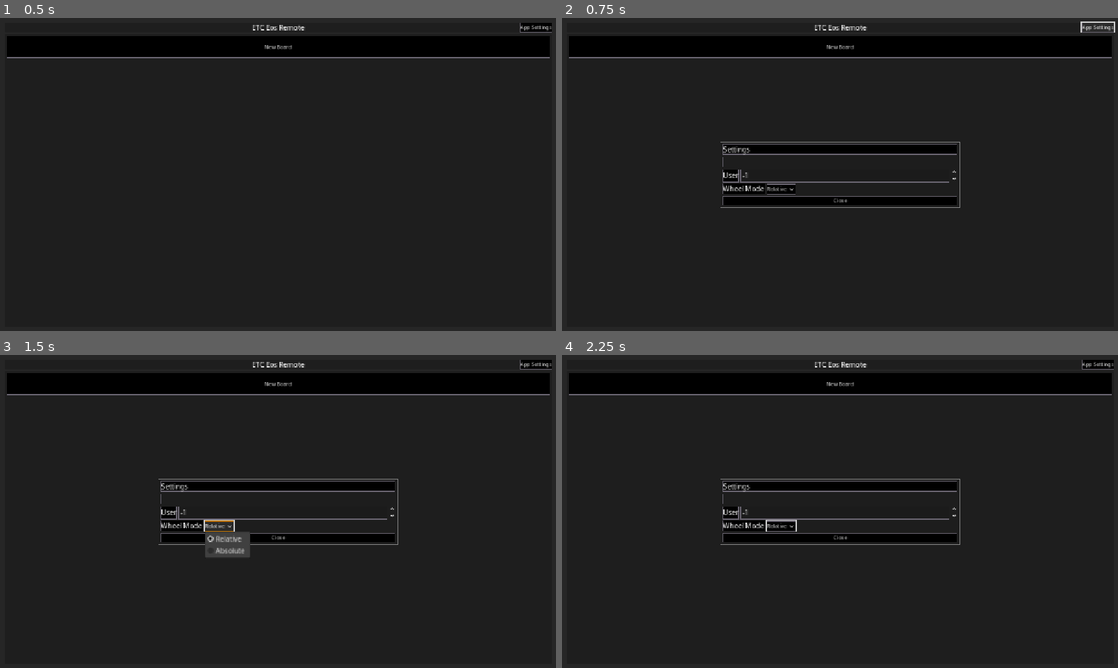
Above: before the commit, frames 1-4 (two rows, left to right).
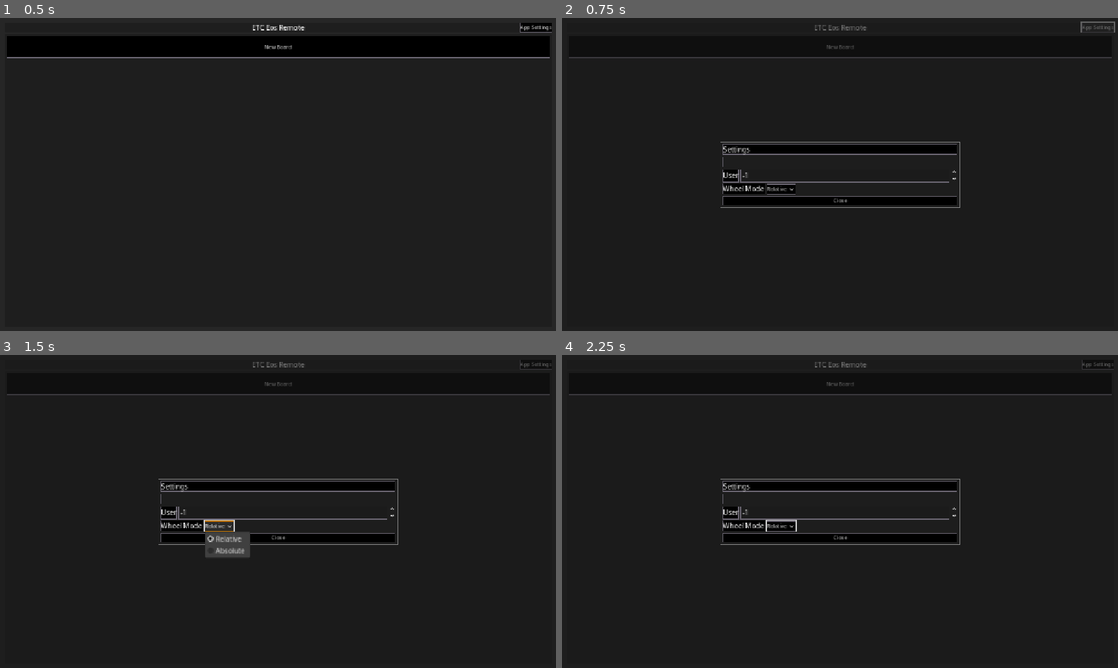
Above: after the commit, the same moments.

Repository: CoffeeCoder1/etc-eos-remote
Game: Godot game, scene res://scenes/main/main.tscn
The game is run twice, just before and just after one commit, with the same random seed, the same clock (stepped at 60 frames per second) and the same inputs.
Inputs:
- Up to frame 1 (0.5 s): no input
- Up to frame 2 (0.75 s): click "App Settings" at 0.5 s
- Up to frame 3 (1.5 s): click "Relative" at 1.25 s
- Up to frame 4 (2.25 s): click "New Board" at 2 s

Frame 1 is identical in both runs. In frame 2, 0.7% of the frame differs, in the area x 1-100%, y 1-13%; in frame 3, 0.6%; in frame 4, 0.6%.

Commit message:
Make the menu system better
Instead of just loading all the menus all the time, this uses a script
to load menus when needed and free them when not. This should allow for
a much more modular menu system, and it also makes menu design easier,
since menus don't need to implement all of their logic themselves.

Diff:
--- a/scenes/main/main.gd
+++ b/scenes/main/main.gd
@@ -1,7 +1,12 @@
 class_name Main extends Control
+
+const SETTINGS_MENU = preload("res://scenes/panels/settings_menu/settings_menu.tscn")
+const BOARD_MENU = preload("res://scenes/panels/board_menu/board_menu.tscn")
+const NEW_BOARD_MENU = preload("res://scenes/panels/new_board_menu/new_board_menu.tscn")
 
 @onready var board_selector_container: VBoxContainer = %BoardSelectorContainer
 @onready var interface_container: VBoxContainer = %InterfaceContainer
+@onready var menu_container: MenuContainer = %MenuContainer
 
 
 func _ready() -> void:
@@ -17,3 +22,17 @@
 func _on_osc_disconnected() -> void:
 	board_selector_container.show()
 	interface_container.hide()
+
+
+func _on_settings_button_pressed() -> void:
+	menu_container.show_menu(SETTINGS_MENU)
+
+
+func _on_board_menu_button_pressed() -> void:
+	var menu := menu_container.show_menu(BOARD_MENU) as BoardMenu
+	menu.settings_pressed.connect(_on_settings_button_pressed)
+
+
+func _on_new_board_button_pressed() -> void:
+	var menu := menu_container.show_menu(NEW_BOARD_MENU) as NewBoardMenu
+	menu.create_board.connect(board_selector_container.add_board)
--- a/scenes/main/main.tscn
+++ b/scenes/main/main.tscn
@@ -1,12 +1,10 @@
-[gd_scene load_steps=9 format=3 uid="uid://b1p8ak2bb83bq"]
+[gd_scene load_steps=7 format=3 uid="uid://b1p8ak2bb83bq"]
 
 [ext_resource type="Script" uid="uid://drhpx2eyg21j" path="res://scenes/elements/mode_panel/mode_panel.gd" id="1_b1x3f"]
 [ext_resource type="Script" uid="uid://ekp0mc7qb8vd" path="res://scenes/main/main.gd" id="1_ouso4"]
-[ext_resource type="PackedScene" uid="uid://cv50y2jxdoasn" path="res://scenes/panels/settings/settings.tscn" id="2_iuonh"]
 [ext_resource type="PackedScene" uid="uid://dijj37wh3tb1q" path="res://scenes/main/board_selector.tscn" id="3_blune"]
 [ext_resource type="PackedScene" uid="uid://48xlq7yvv4w8" path="res://scenes/main/interface.tscn" id="4_ow5a4"]
-[ext_resource type="PackedScene" uid="uid://ytvtt68trcr8" path="res://scenes/panels/new_board_menu/new_board_menu.tscn" id="7_hujxm"]
-[ext_resource type="PackedScene" uid="uid://c6gfo3s3obep" path="res://scenes/panels/menu/menu.tscn" id="9_a8run"]
+[ext_resource type="PackedScene" uid="uid://f7ijs561m2xy" path="res://scenes/menu/menu_container/menu_container.tscn" id="7_hujxm"]
 
 [sub_resource type="StyleBoxFlat" id="StyleBoxFlat_45cpf"]
 bg_color = Color(0.149475, 0.149475, 0.149474, 1)
@@ -47,21 +45,10 @@
 unique_name_in_owner = true
 layout_mode = 2
 
-[node name="MenuContainer" parent="ModePanel/MarginContainer" instance=ExtResource("9_a8run")]
-visible = false
+[node name="MenuContainer" parent="ModePanel" instance=ExtResource("7_hujxm")]
+unique_name_in_owner = true
 layout_mode = 2
 
-[node name="SettingsContainer" parent="ModePanel/MarginContainer" instance=ExtResource("2_iuonh")]
-unique_name_in_owner = true
-visible = false
-layout_mode = 2
-
-[node name="NewBoardMenuContainer" parent="ModePanel/MarginContainer" instance=ExtResource("7_hujxm")]
-visible = false
-layout_mode = 2
-
-[connection signal="new_board_button_pressed" from="ModePanel/MarginContainer/BoardSelectorContainer" to="ModePanel/MarginContainer/NewBoardMenuContainer" method="_on_new_board_button_pressed"]
-[connection signal="settings_button_pressed" from="ModePanel/MarginContainer/BoardSelectorContainer" to="ModePanel/MarginContainer/SettingsContainer" method="_on_settings_button_pressed"]
-[connection signal="menu_button_pressed" from="ModePanel/MarginContainer/InterfaceContainer" to="ModePanel/MarginContainer/MenuContainer" method="_on_menu_button_pressed"]
-[connection signal="settings_pressed" from="ModePanel/MarginContainer/MenuContainer" to="ModePanel/MarginContainer/SettingsContainer" method="_on_settings_button_pressed"]
-[connection signal="create_board" from="ModePanel/MarginContainer/NewBoardMenuContainer" to="ModePanel/MarginContainer/BoardSelectorContainer" method="add_board"]
+[connection signal="new_board_button_pressed" from="ModePanel/MarginContainer/BoardSelectorContainer" to="." method="_on_new_board_button_pressed"]
+[connection signal="settings_button_pressed" from="ModePanel/MarginContainer/BoardSelectorContainer" to="." method="_on_settings_button_pressed"]
+[connection signal="menu_button_pressed" from="ModePanel/MarginContainer/InterfaceContainer" to="." method="_on_board_menu_button_pressed"]
--- /dev/null
+++ b/scenes/menu/menu.gd
@@ -0,0 +1,9 @@
+class_name Menu extends Control
+
+## Emitted when the menu is closed.
+signal menu_closed
+
+
+## Closes the menu.
+func close() -> void:
+	menu_closed.emit()
--- /dev/null
+++ b/scenes/menu/menu_container/menu_container.gd
@@ -0,0 +1,24 @@
+class_name MenuContainer extends PanelContainer
+
+@onready var menu_container: CenterContainer = $CenterContainer
+
+var _menu: Menu
+
+
+## Shows the given menu.
+func show_menu(menu: PackedScene) -> Menu:
+	if is_instance_valid(_menu):
+		_menu.queue_free()
+
+	_menu = menu.instantiate() as Menu
+	_menu.menu_closed.connect(_on_menu_closed)
+	menu_container.add_child(_menu)
+
+	show()
+
+	return _menu
+
+
+func _on_menu_closed() -> void:
+	hide()
+	_menu.queue_free()
--- /dev/null
+++ b/scenes/menu/menu_container/menu_container.tscn
@@ -0,0 +1,10 @@
+[gd_scene load_steps=2 format=3 uid="uid://f7ijs561m2xy"]
+
+[ext_resource type="Script" uid="uid://du5j223rouots" path="res://scenes/menu/menu_container/menu_container.gd" id="1_4tc88"]
+
+[node name="MenuContainer" type="PanelContainer"]
+visible = false
+script = ExtResource("1_4tc88")
+
+[node name="CenterContainer" type="CenterContainer" parent="."]
+layout_mode = 2
--- a/scenes/panels/menu/menu.gd
+++ b/scenes/panels/board_menu/board_menu.gd
@@ -1,22 +1,17 @@
-extends PanelContainer
+class_name BoardMenu extends Menu
 
 ## Emitted when the settings button is pressed.
 signal settings_pressed
 
 
-func _on_menu_button_pressed() -> void:
-	show()
-
-
 func _on_close_button_pressed() -> void:
-	hide()
+	close()
 
 
 func _on_settings_button_pressed() -> void:
 	settings_pressed.emit()
-	hide()
 
 
 func _on_disconnect_button_pressed() -> void:
 	OSCGlobals.get_client().close_socket()
-	hide()
+	close()
--- /dev/null
+++ b/scenes/panels/board_menu/board_menu.tscn
@@ -0,0 +1,44 @@
+[gd_scene load_steps=3 format=3 uid="uid://c6gfo3s3obep"]
+
+[ext_resource type="Script" uid="uid://cxu8rxlrcyq0k" path="res://scenes/panels/board_menu/board_menu.gd" id="1_eotmk"]
+[ext_resource type="StyleBox" uid="uid://3ie5kkauxydk" path="res://assets/styles/bordered_panel.tres" id="2_n8qkb"]
+
+[node name="BoardMenu" type="PanelContainer"]
+theme_override_styles/panel = ExtResource("2_n8qkb")
+script = ExtResource("1_eotmk")
+
+[node name="MarginContainer" type="MarginContainer" parent="."]
+layout_mode = 2
+theme_override_constants/margin_left = 5
+theme_override_constants/margin_top = 5
+theme_override_constants/margin_right = 5
+theme_override_constants/margin_bottom = 5
+
+[node name="VBoxContainer" type="VBoxContainer" parent="MarginContainer"]
+layout_mode = 2
+
+[node name="Label" type="Label" parent="MarginContainer/VBoxContainer"]
+layout_mode = 2
+text = "Menu"
+
+[node name="GridContainer" type="GridContainer" parent="MarginContainer/VBoxContainer"]
+layout_mode = 2
+columns = 2
+
+[node name="SettingsButton" type="Button" parent="MarginContainer/VBoxContainer/GridContainer"]
+custom_minimum_size = Vector2(75, 75)
+layout_mode = 2
+text = "Settings"
+
+[node name="DisconnectButton" type="Button" parent="MarginContainer/VBoxContainer/GridContainer"]
+custom_minimum_size = Vector2(75, 75)
+layout_mode = 2
+text = "Disconnect"
+
+[node name="CloseButton" type="Button" parent="MarginContainer/VBoxContainer"]
+layout_mode = 2
+text = "Close"
+
+[connection signal="pressed" from="MarginContainer/VBoxContainer/GridContainer/SettingsButton" to="." method="_on_settings_button_pressed"]
+[connection signal="pressed" from="MarginContainer/VBoxContainer/GridContainer/DisconnectButton" to="." method="_on_disconnect_button_pressed"]
+[connection signal="pressed" from="MarginContainer/VBoxContainer/CloseButton" to="." method="_on_close_button_pressed"]
--- a/scenes/panels/menu/menu.tscn
+++ /dev/null
@@ -1,50 +0,0 @@
-[gd_scene load_steps=3 format=3 uid="uid://c6gfo3s3obep"]
-
-[ext_resource type="Script" uid="uid://cxu8rxlrcyq0k" path="res://scenes/panels/menu/menu.gd" id="1_eotmk"]
-[ext_resource type="StyleBox" uid="uid://3ie5kkauxydk" path="res://assets/styles/bordered_panel.tres" id="2_n8qkb"]
-
-[node name="MenuContainer" type="PanelContainer"]
-script = ExtResource("1_eotmk")
-
-[node name="CenterContainer" type="CenterContainer" parent="."]
-layout_mode = 2
-
-[node name="PanelContainer" type="PanelContainer" parent="CenterContainer"]
-layout_mode = 2
-theme_override_styles/panel = ExtResource("2_n8qkb")
-
-[node name="MarginContainer" type="MarginContainer" parent="CenterContainer/PanelContainer"]
-layout_mode = 2
-theme_override_constants/margin_left = 5
-theme_override_constants/margin_top = 5
-theme_override_constants/margin_right = 5
-theme_override_constants/margin_bottom = 5
-
-[node name="VBoxContainer" type="VBoxContainer" parent="CenterContainer/PanelContainer/MarginContainer"]
-layout_mode = 2
-
-[node name="Label" type="Label" parent="CenterContainer/PanelContainer/MarginContainer/VBoxContainer"]
-layout_mode = 2
-text = "Menu"
-
-[node name="GridContainer" type="GridContainer" parent="CenterContainer/PanelContainer/MarginContainer/VBoxContainer"]
-layout_mode = 2
-columns = 2
-
-[node name="SettingsButton" type="Button" parent="CenterContainer/PanelContainer/MarginContainer/VBoxContainer/GridContainer"]
-custom_minimum_size = Vector2(75, 75)
-layout_mode = 2
-text = "Settings"
-
-[node name="DisconnectButton" type="Button" parent="CenterContainer/PanelContainer/MarginContainer/VBoxContainer/GridContainer"]
-custom_minimum_size = Vector2(75, 75)
-layout_mode = 2
-text = "Disconnect"
-
-[node name="CloseButton" type="Button" parent="CenterContainer/PanelContainer/MarginContainer/VBoxContainer"]
-layout_mode = 2
-text = "Close"
-
-[connection signal="pressed" from="CenterContainer/PanelContainer/MarginContainer/VBoxContainer/GridContainer/SettingsButton" to="." method="_on_settings_button_pressed"]
-[connection signal="pressed" from="CenterContainer/PanelContainer/MarginContainer/VBoxContainer/GridContainer/DisconnectButton" to="." method="_on_disconnect_button_pressed"]
-[connection signal="pressed" from="CenterContainer/PanelContainer/MarginContainer/VBoxContainer/CloseButton" to="." method="_on_close_button_pressed"]
--- a/scenes/panels/new_board_menu/new_board_menu.gd
+++ b/scenes/panels/new_board_menu/new_board_menu.gd
@@ -1,4 +1,4 @@
-extends PanelContainer
+class_name NewBoardMenu extends Menu
 
 ## The port to show by default when displaying the menu.
 @export var default_port: int = 3037
@@ -14,17 +14,12 @@
 
 func _ready() -> void:
 	ip_address_edit.placeholder_text = default_ip_address
-
-
-## Sets up the menu and displays it.
-func _on_new_board_button_pressed() -> void:
+	ip_address_edit.text = default_ip_address
 	port_edit.set_value_no_signal(default_port)
-	ip_address_edit.text = default_ip_address
-	show()
 
 
 func _on_cancel_button_pressed() -> void:
-	hide()
+	close()
 
 
 func _on_create_button_pressed() -> void:
@@ -33,4 +28,4 @@
 	board.set_port(port_edit.value)
 	create_board.emit(board)
 
-	hide()
+	close()
--- a/scenes/panels/new_board_menu/new_board_menu.tscn
+++ b/scenes/panels/new_board_menu/new_board_menu.tscn
@@ -3,70 +3,64 @@
 [ext_resource type="Script" uid="uid://ctpk1kf5uo5qr" path="res://scenes/panels/new_board_menu/new_board_menu.gd" id="1_ws166"]
 [ext_resource type="StyleBox" uid="uid://3ie5kkauxydk" path="res://assets/styles/bordered_panel.tres" id="2_b12uc"]
 
-[node name="NewBoardMenuContainer" type="PanelContainer"]
+[node name="NewBoardMenu" type="PanelContainer"]
+theme_override_styles/panel = ExtResource("2_b12uc")
 script = ExtResource("1_ws166")
 
-[node name="CenterContainer" type="CenterContainer" parent="."]
-layout_mode = 2
-
-[node name="PanelContainer" type="PanelContainer" parent="CenterContainer"]
-layout_mode = 2
-theme_override_styles/panel = ExtResource("2_b12uc")
-
-[node name="MarginContainer" type="MarginContainer" parent="CenterContainer/PanelContainer"]
+[node name="MarginContainer" type="MarginContainer" parent="."]
 layout_mode = 2
 theme_override_constants/margin_left = 5
 theme_override_constants/margin_top = 5
 theme_override_constants/margin_right = 5
 theme_override_constants/margin_bottom = 5
 
-[node name="VBoxContainer" type="VBoxContainer" parent="CenterContainer/PanelContainer/MarginContainer"]
+[node name="VBoxContainer" type="VBoxContainer" parent="MarginContainer"]
 custom_minimum_size = Vector2(300, 0)
 layout_mode = 2
 
-[node name="Label" type="Label" parent="CenterContainer/PanelContainer/MarginContainer/VBoxContainer"]
+[node name="Label" type="Label" parent="MarginContainer/VBoxContainer"]
 layout_mode = 2
 text = "Add Board"
 
-[node name="IPAddressContainer" type="HBoxContainer" parent="CenterContainer/PanelContainer/MarginContainer/VBoxContainer"]
+[node name="IPAddressContainer" type="HBoxContainer" parent="MarginContainer/VBoxContainer"]
 layout_mode = 2
 
-[node name="IPAddressLabel" type="Label" parent="CenterContainer/PanelContainer/MarginContainer/VBoxContainer/IPAddressContainer"]
+[node name="IPAddressLabel" type="Label" parent="MarginContainer/VBoxContainer/IPAddressContainer"]
 layout_mode = 2
 text = "IP Address"
 
-[node name="IPAddressEdit" type="LineEdit" parent="CenterContainer/PanelContainer/MarginContainer/VBoxContainer/IPAddressContainer"]
+[node name="IPAddressEdit" type="LineEdit" parent="MarginContainer/VBoxContainer/IPAddressContainer"]
 unique_name_in_owner = true
 layout_mode = 2
 size_flags_horizontal = 3
 placeholder_text = "127.0.0.1"
 
-[node name="PortContainer" type="HBoxContainer" parent="CenterContainer/PanelContainer/MarginContainer/VBoxContainer"]
+[node name="PortContainer" type="HBoxContainer" parent="MarginContainer/VBoxContainer"]
 layout_mode = 2
 
-[node name="PortLabel" type="Label" parent="CenterContainer/PanelContainer/MarginContainer/VBoxContainer/PortContainer"]
+[node name="PortLabel" type="Label" parent="MarginContainer/VBoxContainer/PortContainer"]
 layout_mode = 2
 text = "Port"
 
-[node name="PortEdit" type="SpinBox" parent="CenterContainer/PanelContainer/MarginContainer/VBoxContainer/PortContainer"]
+[node name="PortEdit" type="SpinBox" parent="MarginContainer/VBoxContainer/PortContainer"]
 unique_name_in_owner = true
 layout_mode = 2
 size_flags_horizontal = 3
 max_value = 65535.0
 
-[node name="ButtonContainer" type="HBoxContainer" parent="CenterContainer/PanelContainer/MarginContainer/VBoxContainer"]
+[node name="ButtonContainer" type="HBoxContainer" parent="MarginContainer/VBoxContainer"]
 custom_minimum_size = Vector2(0, 25)
 layout_mode = 2
 
-[node name="CancelButton" type="Button" parent="CenterContainer/PanelContainer/MarginContainer/VBoxContainer/ButtonContainer"]
+[node name="CancelButton" type="Button" parent="MarginContainer/VBoxContainer/ButtonContainer"]
 layout_mode = 2
 size_flags_horizontal = 3
 text = "Close"
 
-[node name="CreateButton" type="Button" parent="CenterContainer/PanelContainer/MarginContainer/VBoxContainer/ButtonContainer"]
+[node name="CreateButton" type="Button" parent="MarginContainer/VBoxContainer/ButtonContainer"]
 layout_mode = 2
 size_flags_horizontal = 3
 text = "Add"
 
-[connection signal="pressed" from="CenterContainer/PanelContainer/MarginContainer/VBoxContainer/ButtonContainer/CancelButton" to="." method="_on_cancel_button_pressed"]
-[connection signal="pressed" from="CenterContainer/PanelContainer/MarginContainer/VBoxContainer/ButtonContainer/CreateButton" to="." method="_on_create_button_pressed"]
+[connection signal="pressed" from="MarginContainer/VBoxContainer/ButtonContainer/CancelButton" to="." method="_on_cancel_button_pressed"]
+[connection signal="pressed" from="MarginContainer/VBoxContainer/ButtonContainer/CreateButton" to="." method="_on_create_button_pressed"]
--- a/scenes/panels/settings/settings.tscn
+++ /dev/null
@@ -1,88 +0,0 @@
-[gd_scene load_steps=6 format=3 uid="uid://cv50y2jxdoasn"]
-
-[ext_resource type="StyleBox" uid="uid://3ie5kkauxydk" path="res://assets/styles/bordered_panel.tres" id="1_n7pth"]
-[ext_resource type="Script" uid="uid://ftcp1lleiko7" path="res://scenes/panels/settings/settings_menu.gd" id="1_x2vtn"]
-[ext_resource type="Script" uid="uid://cgch7g48jivtg" path="res://scenes/elements/status_label/status_label.gd" id="2_cqeos"]
-[ext_resource type="Script" uid="uid://bp8o3n3xjh53g" path="res://scenes/elements/ping_label/ping_label.gd" id="3_7iyln"]
-
-[sub_resource type="StyleBoxEmpty" id="StyleBoxEmpty_h4bam"]
-
-[node name="SettingsContainer" type="PanelContainer"]
-theme_override_styles/panel = SubResource("StyleBoxEmpty_h4bam")
-script = ExtResource("1_x2vtn")
-
-[node name="CenterContainer" type="CenterContainer" parent="."]
-layout_mode = 2
-
-[node name="PanelContainer" type="PanelContainer" parent="CenterContainer"]
-layout_mode = 2
-theme_override_styles/panel = ExtResource("1_n7pth")
-
-[node name="MarginContainer" type="MarginContainer" parent="CenterContainer/PanelContainer"]
-layout_mode = 2
-theme_override_constants/margin_left = 5
-theme_override_constants/margin_top = 5
-theme_override_constants/margin_right = 5
-theme_override_constants/margin_bottom = 5
-
-[node name="VBoxContainer" type="VBoxContainer" parent="CenterContainer/PanelContainer/MarginContainer"]
-layout_mode = 2
-
-[node name="Label" type="Label" parent="CenterContainer/PanelContainer/MarginContainer/VBoxContainer"]
-layout_mode = 2
-text = "Settings"
-
-[node name="StatusContainer" type="HBoxContainer" parent="CenterContainer/PanelContainer/MarginContainer/VBoxContainer"]
-layout_mode = 2
-
-[node name="StatusLabel" type="Label" parent="CenterContainer/PanelContainer/MarginContainer/VBoxContainer/StatusContainer"]
-layout_mode = 2
-size_flags_vertical = 1
-vertical_alignment = 1
-script = ExtResource("2_cqeos")
-metadata/_custom_type_script = "uid://cgch7g48jivtg"
-
-[node name="PingLabel" type="Label" parent="CenterContainer/PanelContainer/MarginContainer/VBoxContainer/StatusContainer"]
-layout_mode = 2
-script = ExtResource("3_7iyln")
-metadata/_custom_type_script = "uid://bp8o3n3xjh53g"
-
-[node name="UserContainer" type="HBoxContainer" parent="CenterContainer/PanelContainer/MarginContainer/VBoxContainer"]
-layout_mode = 2
-
-[node name="UserLabel" type="Label" parent="CenterContainer/PanelContainer/MarginContainer/VBoxContainer/UserContainer"]
-layout_mode = 2
-size_flags_vertical = 1
-text = "User"
-vertical_alignment = 1
-
-[node name="UserEdit" type="SpinBox" parent="CenterContainer/PanelContainer/MarginContainer/VBoxContainer/UserContainer"]
-unique_name_in_owner = true
-custom_minimum_size = Vector2(500, 0)
-layout_mode = 2
-size_flags_horizontal = 3
-min_value = -1.0
-
-[node name="WheelModeContainer" type="HBoxContainer" parent="CenterContainer/PanelContainer/MarginContainer/VBoxContainer"]
-layout_mode = 2
-
-[node name="WheelModeLabel" type="Label" parent="CenterContainer/PanelContainer/MarginContainer/VBoxContainer/WheelModeContainer"]
-layout_mode = 2
-text = "Wheel Mode"
-
-[node name="WheelModeSelector" type="OptionButton" parent="CenterContainer/PanelContainer/MarginContainer/VBoxContainer/WheelModeContainer"]
-unique_name_in_owner = true
-layout_mode = 2
-item_count = 2
-popup/item_0/text = "Relative"
-popup/item_0/id = 0
-popup/item_1/text = "Absolute"
-popup/item_1/id = 1
-
-[node name="CloseButton" type="Button" parent="CenterContainer/PanelContainer/MarginContainer/VBoxContainer"]
-layout_mode = 2
-text = "Close"
-
-[connection signal="value_changed" from="CenterContainer/PanelContainer/MarginContainer/VBoxContainer/UserContainer/UserEdit" to="." method="_on_user_selected"]
-[connection signal="item_selected" from="CenterContainer/PanelContainer/MarginContainer/VBoxContainer/WheelModeContainer/WheelModeSelector" to="." method="_on_wheel_mode_selector_item_selected"]
-[connection signal="pressed" from="CenterContainer/PanelContainer/MarginContainer/VBoxContainer/CloseButton" to="." method="_on_close_button_pressed"]
--- a/scenes/panels/settings/settings_menu.gd
+++ b/scenes/panels/settings_menu/settings_menu.gd
@@ -1,21 +1,20 @@
-extends PanelContainer
+class_name SettingsMenu extends Menu
 
 @onready var user_edit: SpinBox = %UserEdit
 @onready var wheel_mode_selector: OptionButton = %WheelModeSelector
 
 
-func _on_settings_button_pressed() -> void:
+func _ready() -> void:
 	user_edit.set_value_no_signal(AppSettings.settings.get_user_id())
 	match AppSettings.settings.get_wheel_mode():
 		Wheel.WheelMode.RELATIVE:
 			wheel_mode_selector.select(0)
 		Wheel.WheelMode.ABSOLUTE:
 			wheel_mode_selector.select(1)
-	show()
 
 
 func _on_close_button_pressed() -> void:
-	hide()
+	close()
 
 
 func _on_user_selected(user_number: int) -> void:
--- /dev/null
+++ b/scenes/panels/settings_menu/settings_menu.tscn
@@ -0,0 +1,79 @@
+[gd_scene load_steps=5 format=3 uid="uid://cv50y2jxdoasn"]
+
+[ext_resource type="Script" uid="uid://ftcp1lleiko7" path="res://scenes/panels/settings_menu/settings_menu.gd" id="1_hcp8u"]
+[ext_resource type="StyleBox" uid="uid://3ie5kkauxydk" path="res://assets/styles/bordered_panel.tres" id="2_xyafp"]
+[ext_resource type="Script" uid="uid://cgch7g48jivtg" path="res://scenes/elements/status_label/status_label.gd" id="3_l1dv6"]
+[ext_resource type="Script" uid="uid://bp8o3n3xjh53g" path="res://scenes/elements/ping_label/ping_label.gd" id="4_tnjte"]
+
+[node name="SettingsMenu" type="PanelContainer"]
+theme_override_styles/panel = ExtResource("2_xyafp")
+script = ExtResource("1_hcp8u")
+
+[node name="MarginContainer" type="MarginContainer" parent="."]
+layout_mode = 2
+theme_override_constants/margin_left = 5
+theme_override_constants/margin_top = 5
+theme_override_constants/margin_right = 5
+theme_override_constants/margin_bottom = 5
+
+[node name="VBoxContainer" type="VBoxContainer" parent="MarginContainer"]
+layout_mode = 2
+
+[node name="Label" type="Label" parent="MarginContainer/VBoxContainer"]
+layout_mode = 2
+text = "Settings"
+
+[node name="StatusContainer" type="HBoxContainer" parent="MarginContainer/VBoxContainer"]
+layout_mode = 2
+
+[node name="StatusLabel" type="Label" parent="MarginContainer/VBoxContainer/StatusContainer"]
+layout_mode = 2
+size_flags_vertical = 1
+vertical_alignment = 1
+script = ExtResource("3_l1dv6")
+metadata/_custom_type_script = "uid://cgch7g48jivtg"
+
+[node name="PingLabel" type="Label" parent="MarginContainer/VBoxContainer/StatusContainer"]
+layout_mode = 2
+script = ExtResource("4_tnjte")
+metadata/_custom_type_script = "uid://bp8o3n3xjh53g"
+
+[node name="UserContainer" type="HBoxContainer" parent="MarginContainer/VBoxContainer"]
+layout_mode = 2
+
+[node name="UserLabel" type="Label" parent="MarginContainer/VBoxContainer/UserContainer"]
+layout_mode = 2
+size_flags_vertical = 1
+text = "User"
+vertical_alignment = 1
+
+[node name="UserEdit" type="SpinBox" parent="MarginContainer/VBoxContainer/UserContainer"]
+unique_name_in_owner = true
+custom_minimum_size = Vector2(500, 0)
+layout_mode = 2
+size_flags_horizontal = 3
+min_value = -1.0
+
+[node name="WheelModeContainer" type="HBoxContainer" parent="MarginContainer/VBoxContainer"]
+layout_mode = 2
+
+[node name="WheelModeLabel" type="Label" parent="MarginContainer/VBoxContainer/WheelModeContainer"]
+layout_mode = 2
+text = "Wheel Mode"
+
+[node name="WheelModeSelector" type="OptionButton" parent="MarginContainer/VBoxContainer/WheelModeContainer"]
+unique_name_in_owner = true
+layout_mode = 2
+item_count = 2
+popup/item_0/text = "Relative"
+popup/item_0/id = 0
+popup/item_1/text = "Absolute"
+popup/item_1/id = 1
+
+[node name="CloseButton" type="Button" parent="MarginContainer/VBoxContainer"]
+layout_mode = 2
+text = "Close"
+
+[connection signal="value_changed" from="MarginContainer/VBoxContainer/UserContainer/UserEdit" to="." method="_on_user_selected"]
+[connection signal="item_selected" from="MarginContainer/VBoxContainer/WheelModeContainer/WheelModeSelector" to="." method="_on_wheel_mode_selector_item_selected"]
+[connection signal="pressed" from="MarginContainer/VBoxContainer/CloseButton" to="." method="_on_close_button_pressed"]
Not shown, added: scenes/menu/menu.gd.uid
Not shown, added: scenes/menu/menu_container/menu_container.gd.uid
Renamed: scenes/panels/menu/menu.gd.uid -> scenes/panels/board_menu/board_menu.gd.uid
Renamed: scenes/panels/settings/settings_menu.gd.uid -> scenes/panels/settings_menu/settings_menu.gd.uid
